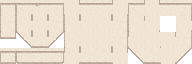
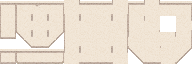
The second 192 × 64 image is a revision of the first. Changes to its layers:
painted on "레이어 5" over [left=0, top=0, right=192, bottom=49]
